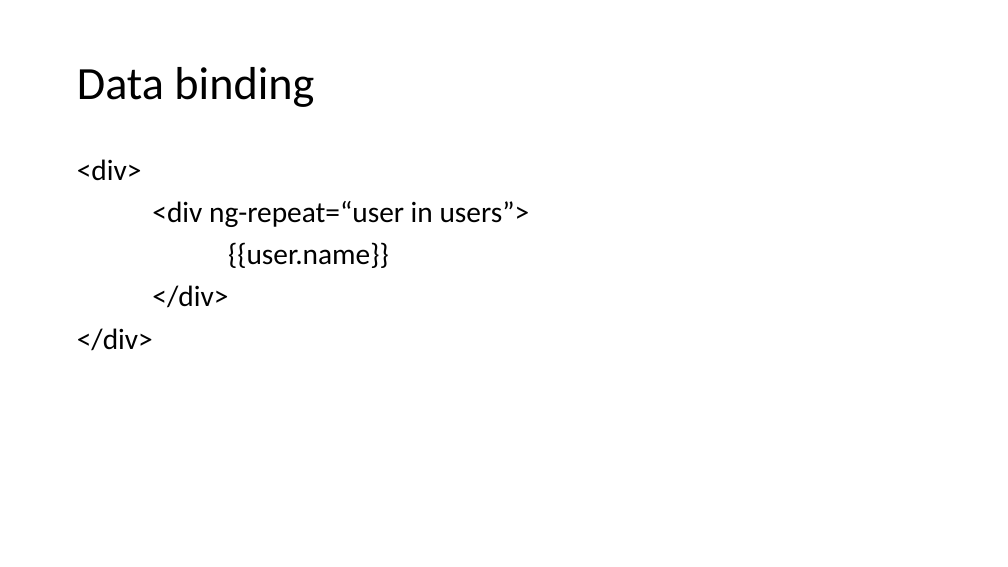
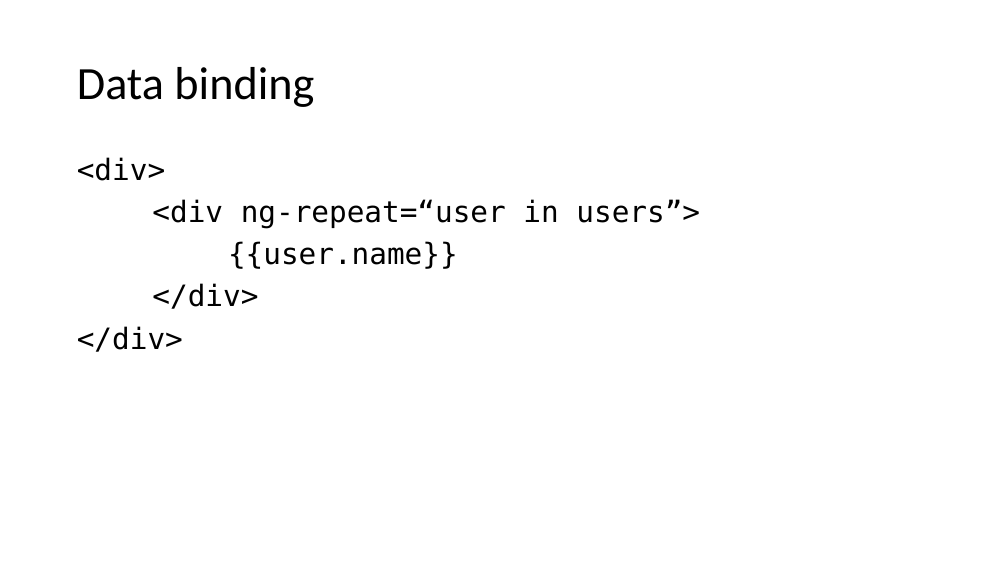
Before and after one commit to chadmichel/JavaScriptStuff, a slide deck: slide 27 of Java and You.pptx (slide 23 before the commit). Drawn at 1008x567 pixels with LibreOffice and Linux fonts; fonts in the diff are those of the drawing. Boxes give left, top, right and bottom in pixels: in the first picture for what was removed or moved away, otherwise in the second. Text is boxed around its words. In the diff, an @@ line names an element or a change of style, - is before the commit and + after.

```diff
--- a/Java and You.pptx
+++ b/Java and You.pptx
@@ text "<div>" at (77,157,700,352): font Calibri to DejaVu Sans Mono @@
```
Also in this commit, not shown: 9 slides added, 2 slides removed, 9 other files.
